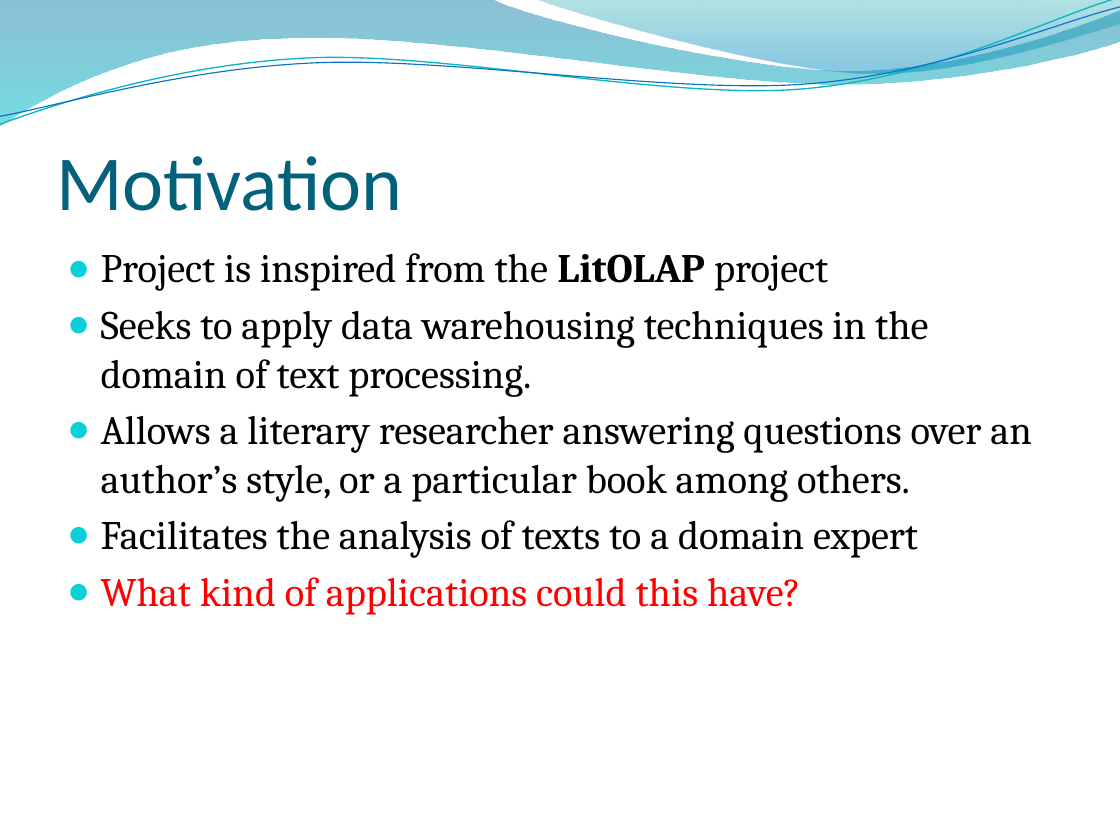
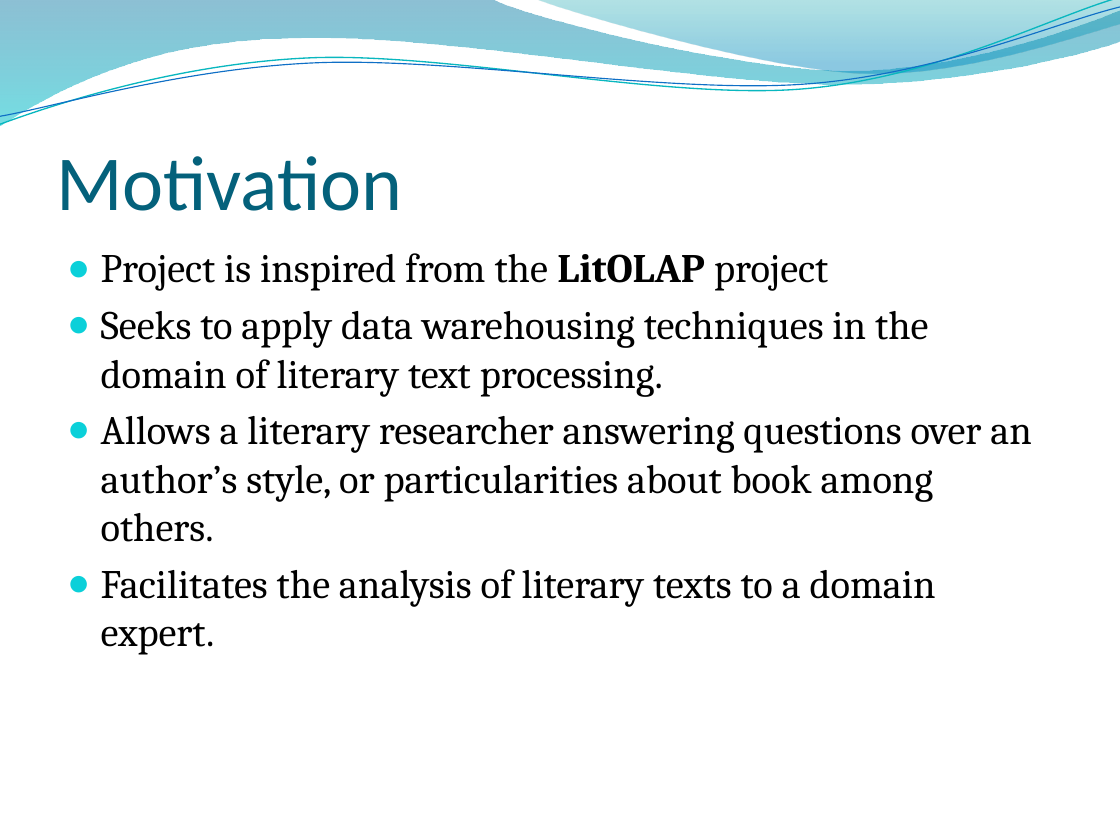
Before and after one commit to edvelezg/unb-dw, a slide deck: slide 4 of project/Presentation/Datawarehousing.pptm. Drawn at 1120x840 pixels with LibreOffice and Linux fonts; fonts in the diff are those of the drawing; background and template pictures are left out. Boxes give left, top, right and bottom in pixels: in the first picture for what was removed or moved away, otherwise in the second. Text is boxed around its words. In the diff, an @@ line names an element or a change of style, - is before the commit and + after.

```diff
--- a/project/Presentation/Datawarehousing.pptm
+++ b/project/Presentation/Datawarehousing.pptm
@@ text at (x1=101, y1=311, x2=1032, y2=655): text changed @@
-● Seeks to apply data warehousing techniques in the domain of text processing.
-● Allows a literary researcher answering questions over an author’s style, or a particular book among others.
-● Facilitates the analysis of texts to a domain expert
-● What kind of applications could this have?
+● Seeks to apply data warehousing techniques in the domain of literary text processing.
+● Allows a literary researcher answering questions over an author’s style, or particularities about book among others.
+● Facilitates the analysis of literary texts to a domain expert.
```
Also in this commit, not shown: 9 other slides changed, 8 slides added, 6 slides removed, 1 other file.
